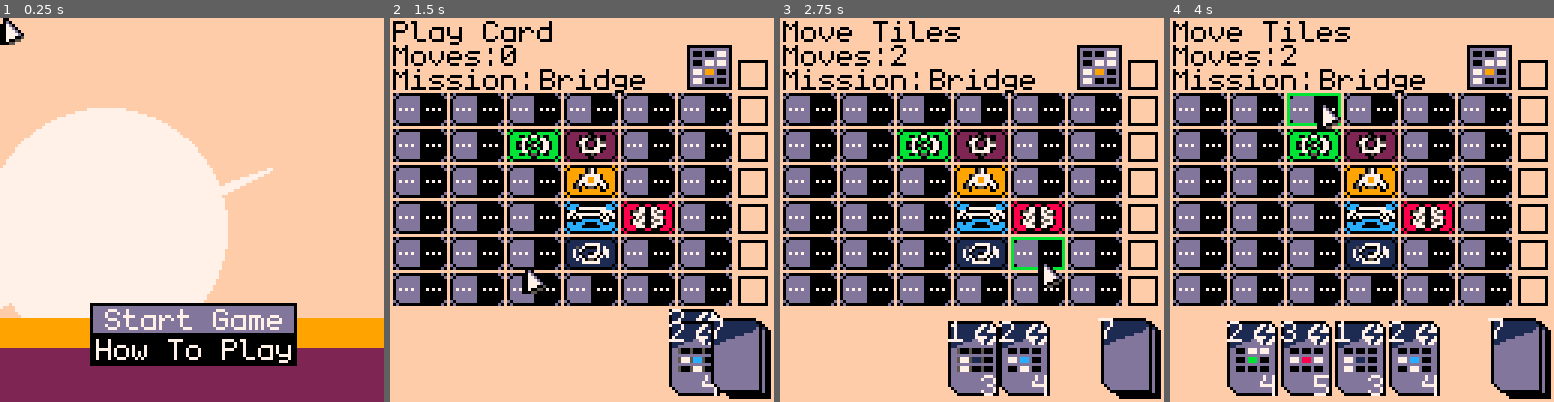
Above: before the commit, frames 1-4 (left to right).
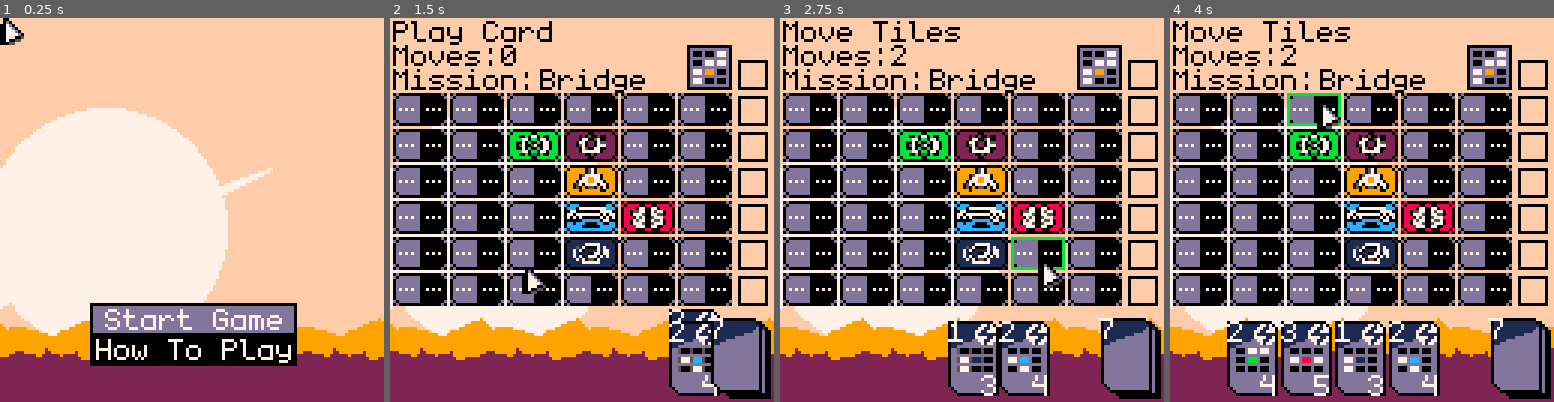
Above: after the commit, the same moments.

Repository: AkuraEx/Pico_Rove
Game: PICO-8 cartridge pico_rove.p8
Two runs of this game, one before a commit and one after it. Both use one fixed random seed, a clock stepped at 60 frames per second and the inputs below.
Inputs (mouse positions are in pixels of both pictures, inside the frame that each line leads up to):
- Up to frame 1 (0.25 s): no input
- Up to frame 2 (1.5 s): tap O (Z key) at 0.33, 0.7, 1.43 s; click (459, 121) at 0.67 s; tap X (X key) at 1.07 s; click (520, 267) at 1.22 s
- Up to frame 3 (2.75 s): click (975, 114) at 1.77 s; hold Left 1.97-2.37 s; tap X (X key) at 2.07, 2.4, 2.73 s; tap O (Z key) at 2.22 s; click (1037, 259) at 2.32 s; hold Down from 2.42 s (still down)
- Up to frame 4 (4 s): release Down at 2.82 s; click (1492, 106) at 2.87 s; hold Right 2.87-3.53 s; tap X (X key) at 3.07, 3.4, 3.73 s; tap O (Z key) at 3.1, 3.98 s; click (1254, 256) at 3.42 s; hold Up from 3.58 s (still down); click (1315, 102) at 3.97 s

The runs differ from the first frame. In frame 1, 2.0% of the frame differs, in the area x 0-100%, y 78-90%; in frame 2, 20%, in the area x 0-100%, y 23-100%; in frame 3, 18%; in frame 4, 12%.

Commit message:
Updated Background / Game Over Condition

Diff:
--- /dev/null
+++ b/background.lua
@@ -0,0 +1,21 @@
+function draw_background()
+
+    rectfill(0, 0, 127, 127, PEACH)
+
+    circfill(35, 70, 40, WHITE)
+    for i = 1, 16 do
+        line(0, 80 + i, 90, 50, WHITE)
+    end
+
+    -- rectfill(125 - counter, 50, 175 - counter, 120, ORANGE)
+    for i = 0, 5 do
+        spr(160, (i * 32) - (counter / 16) % 32, 100, 4, 1.9)
+    end
+    -- rectfill(0, 100, 127, 127, ORANGE)
+
+    -- rectfill(100 - counter * 2, 80, 150 - counter * 2, 127, MAGENTA)
+    rectfill(0, 119, 127, 127, MAGENTA)
+     for i = 0, 5 do
+         spr(224, (i * 32) - (counter) % 32, 108, 4, 2)
+     end
+end
--- a/controls.lua
+++ b/controls.lua
@@ -106,25 +106,28 @@
             for j = 0, 3 do
                 if board:match(i, j) then
                     move = 0
-                    if deck.cardAmount > 0 do
+                    if gamedeck.cardAmount > 0 do
                         add(hand, deck:pop())
                     end
                     card_phase = true
                     board_phase = false
-                    add(deck.completed, current_mission)
+                    add(gamedeck.completed, current_mission)
                     current_mission = mission_deck:pop_mission()
                     break
                 end
             end
         end
 
-        if(move == 0) then
-            card_phase = true
-            board_phase = false
-            module = EMPTY
-            info = "pLAY cARD"
-            c_h = 1
-        end
+    if move == 0 and #hand == 0 then
+        INGAME = false
+        GAMEOVER = true
+    elseif move == 0 then
+        card_phase = true
+        board_phase = false
+        module = EMPTY
+        info = "pLAY cARD"
+        c_h = 1
+    end
 
     -- If Ability Selected
     elseif (btnp(5) or click) and board.boardState[b_row_h][b_col_h].type ~= EMPTY and board.boardState[b_row_h][b_col_h].used ~= 0 then
--- a/definitions.lua
+++ b/definitions.lua
@@ -46,3 +46,7 @@
 
 
 INGAME = false
+GAMEOVER = false
+MAINMENU = true
+
+counter = 0
--- a/helper.lua
+++ b/helper.lua
@@ -25,7 +25,6 @@
 module = EMPTY
 
 frame = 0
-counter = 0
 
 movement_step = 0
 move = 0
@@ -42,14 +41,15 @@
 current_mission = nil
 
 function start_game()
-  deck = deck:new()
-  deck:init()
-  deck:shuffle()
+  reset()
+  gamedeck = deck:new()
+  gamedeck:init()
+  gamedeck:shuffle()
   hand = {}
 
   -- hand init
   for i = 1, NORMAL do
-    add(hand, deck:pop())
+    add(hand, gamedeck:pop())
   end
 
   -- board init
@@ -74,14 +74,10 @@
     play_ability()
   end
 
-  counter += 1
-  if counter > 2000 then
-    counter = 0
-  end
 end
 
 function draw_screen()
-    rectfill(0, 0, 127, 127, PEACH)
+    draw_background()
 
     -- Game Info
     print(info, 1, 1, BLACK)
@@ -97,8 +93,9 @@
     end
 
 
-
-    deck:draw()
+    if INGAME do
+      gamedeck:draw()
+    end
     board:draw()
 
     -- Draw current mission
@@ -203,3 +200,48 @@
 
   -- return false
 -- end
+
+function reset()
+  card_phase = true
+board_phase = false
+ability_selected = false
+
+-- card highlight
+c_h = 1
+
+-- board row/col highlight and selection
+b_row_h = 1
+b_col_h = 1
+b_row_s = 0
+b_col_s = 0
+
+-- ability row/col highlight and selection
+a_row_h = 0
+a_col_h = 0
+a_row_s = 0
+a_col_s = 0
+
+-- source row/col
+s_row = 0
+s_col = 0
+
+
+module = EMPTY
+
+frame = 0
+counter = 0
+
+movement_step = 0
+move = 0
+info = "pLAY cARD"
+
+-- Double-selection variables for finishing movement early
+last_select_row = 0
+last_select_col = 0
+last_select_time = 0
+double_click_threshold = 0.5  -- Time window in seconds for double-selection
+
+-- Mission system variables
+mission_deck = nil
+current_mission = nil
+end
--- /dev/null
+++ b/menu.lua
@@ -0,0 +1,66 @@
+menu_select = 0
+
+
+-- Title Screen Menu
+function start_title()
+
+end
+
+function update_title()
+    local mouse_x = stat(32)
+    local mouse_y = stat(33)
+
+    titlecontrols()
+
+    if mouse_y >= 106 and mouse_y <= 116 and mouse_x >= 31 and mouse_x <= 97 then
+        menu_select = 1
+    elseif mouse_y >= 96 and mouse_y <= 106 and mouse_x >= 31 and mouse_x <= 97 then
+        menu_select = 0
+    end
+end
+
+function draw_title()
+    rectfill(0, 0, 127, 127, PEACH)
+    circfill(35, 70, 40, WHITE)
+    for i = 1, 16 do
+        line(0, 80 + i, 90, 50, WHITE)
+    end
+
+    draw_background()
+    rectfill(30, 95, 98, 115, BLACK)
+
+    rectfill(31, 96 + (menu_select * 10), 97, 104 + (menu_select * 10), LAVENDER)
+
+    print("sTART gAME", 35, 97, WHITE)
+    print("hOW tO pLAY", 32, 107, WHITE)
+end
+
+
+
+-- Game Over menu
+
+function update_gameover()
+    local mouse_x = stat(32)
+    local mouse_y = stat(33)
+
+    gameovercontrols()
+
+    if mouse_y >= 106 and mouse_y <= 116 and mouse_x >= 31 and mouse_x <= 97 then
+        menu_select = 1
+    elseif mouse_y >= 96 and mouse_y <= 106 and mouse_x >= 31 and mouse_x <= 97 then
+        menu_select = 0
+    end
+end
+
+function draw_gameover()
+    rectfill(30, 30, 98, 50, BLACK)
+    rect(29, 29, 99, 51, GREY)
+    print("game over", 38, 37, WHITE)
+
+    rectfill(30, 95, 98, 115, BLACK)
+
+    rectfill(31, 96 + (menu_select * 10), 97, 104 + (menu_select * 10), LAVENDER)
+
+    print("tRY aGAIN", 38, 97, WHITE)
+    print("mAIN mENU", 38, 107, WHITE)
+end
--- /dev/null
+++ b/menucontrols.lua
@@ -0,0 +1,40 @@
+function titlecontrols()
+    if btnp(2) and menu_select > 0 then
+        menu_select -= 1
+    -- down
+    elseif btnp(3) and menu_select < 1 then
+        menu_select += 1
+    -- option select
+    elseif (btnp(5) or (left_click() and stat(33) >= 96 and stat(33) <= 106 and stat(32) >= 31 and stat(32) <= 97))and menu_select == 0 then
+        MAINMENU = false
+        INGAME = true
+        menu_select = 0
+        start_game()
+    end
+end
+
+function gameovercontrols()
+    click = left_click()
+
+    if btnp(2) and menu_select > 0 then
+        menu_select -= 1
+    -- down
+    elseif btnp(3) and menu_select < 1 then
+        menu_select += 1
+    end
+
+    -- Retry Game
+    if (btnp(5) or (click and stat(33) >= 96 and stat(33) <= 106 and stat(32) >= 31 and stat(32) <= 97))and menu_select == 0 then
+        GAMEOVER = false
+        INGAME = true
+        menu_select = 0
+        start_game()
+    end
+
+    -- Main Menu
+    if (btnp(5) or (click and stat(33) >= 106 and stat(33) <= 117 and stat(32) >= 31 and stat(32) <= 97))and menu_select == 1 then
+        GAMEOVER = false
+        MAINMENU = true
+        menu_select = 0
+    end
+end
--- a/pico_rove.p8
+++ b/pico_rove.p8
@@ -1,6 +1,9 @@
 pico-8 cartridge // http://www.pico-8.com
 version 42
 __lua__
+-- pico rove
+-- akura_ex
+
 #include rove.lua
 #include helper.lua
 #include definitions.lua
@@ -9,136 +12,266 @@
 #include boardtile.lua
 #include board.lua
 #include controls.lua
-#include titlecontrols.lua
-#include titlescreen.lua
+#include menucontrols.lua
+#include menu.lua
 #include mouse.lua
 #include abilities.lua
-…(129 lines of a section not shown)…
+#include background.lua
+…(258 lines of a section not shown)…
--- a/rove.lua
+++ b/rove.lua
@@ -13,22 +13,31 @@
 end
 
 function _update()
-    if not INGAME do
+    if MAINMENU do
     update_title()
-    else
+    elseif INGAME do
     update_game()
+    elseif GAMEOVER do
+    update_gameover()
     end
 
+    counter += 1
+    if counter > 2000 then
+        counter = 0
+    end
     mouse_timer()
 end
 
 function _draw()
     cls()
 
-    if not INGAME do
+    if INGAME do
+    draw_screen()
+    elseif MAINMENU do
     draw_title()
-    else
+    elseif GAMEOVER do
     draw_screen()
+    draw_gameover()
     end
 
     draw_mouse()
--- a/titlecontrols.lua
+++ /dev/null
@@ -1,12 +0,0 @@
-function titlecontrols()
-    if btnp(2) and option_select > 0 then
-        option_select -= 1
-    -- down
-    elseif btnp(3) and option_select < 1 then
-        option_select += 1
-    -- option select
-    elseif (btnp(5) or (left_click() and stat(33) >= 96 and stat(33) <= 106 and stat(32) >= 31 and stat(32) <= 97))and option_select == 0 then
-        INGAME = true
-        start_game()
-    end
-end
--- a/titlescreen.lua
+++ /dev/null
@@ -1,40 +0,0 @@
-title_counter = 0
-option_select = 0
-
-function start_title()
-
-end
-
-function update_title()
-    local mouse_x = stat(32)
-    local mouse_y = stat(33)
-
-    titlecontrols()
-    title_counter += 1
-    if title_counter > 2000 then
-        title_counter = 0
-    end
-
-    if mouse_y >= 106 and mouse_y <= 116 and mouse_x >= 31 and mouse_x <= 97 then
-        option_select = 1
-    elseif mouse_y >= 96 and mouse_y <= 106 and mouse_x >= 31 and mouse_x <= 97 then
-        option_select = 0
-    end
-end
-
-function draw_title()
-    rectfill(0, 0, 127, 127, PEACH)
-    circfill(35, 70, 40, WHITE)
-    for i = 1, 16 do
-        line(0, 80 + i, 90, 50, WHITE)
-    end
-
-    rectfill(0, 100, 127, 127, ORANGE)
-    rectfill(0, 110, 127, 127, MAGENTA)
-    rectfill(30, 95, 98, 115, BLACK)
-
-    rectfill(31, 96 + (option_select * 10), 97, 104 + (option_select * 10), LAVENDER)
-
-    print("sTART gAME", 35, 97, WHITE)
-    print("hOW tO pLAY", 32, 107, WHITE)
-end
Not shown, changed: 195 lines of the sprite sheet (__gfx__) section of pico_rove.p8
Not shown, changed: the thumbnail (__label__) section of pico_rove.p8
